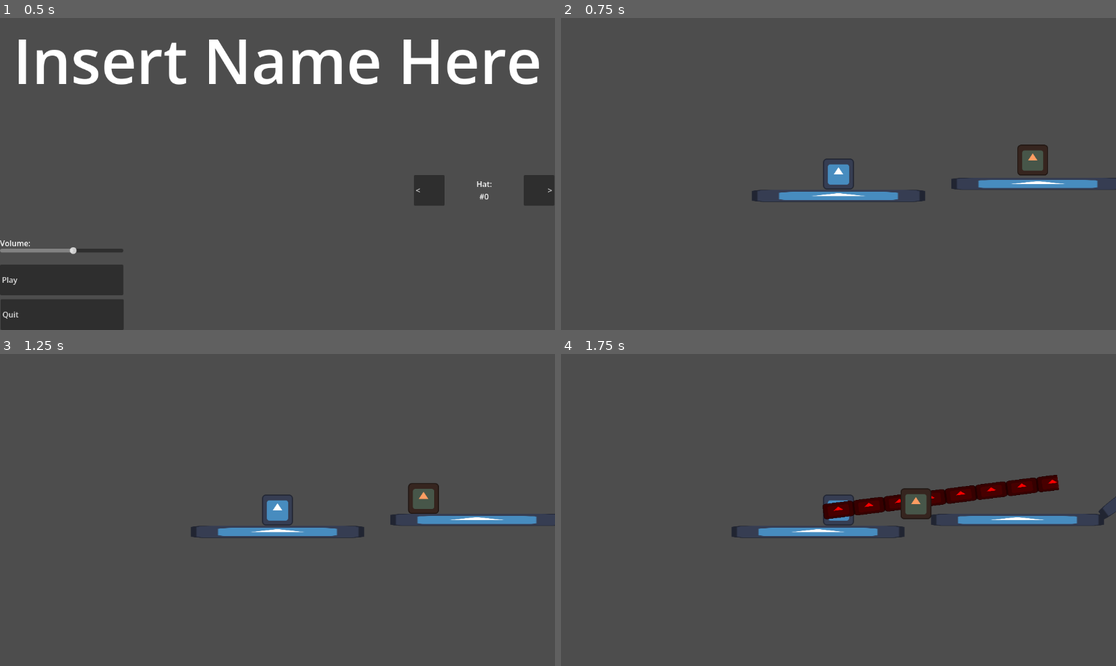
Above: before the commit, frames 1-4 (two rows, left to right).
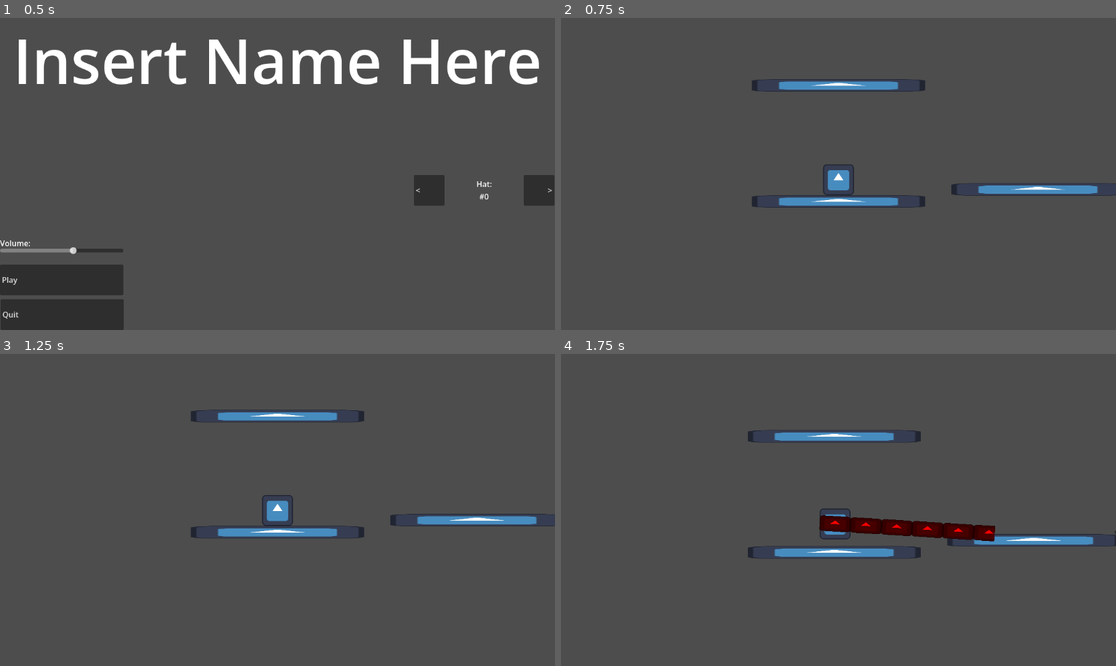
Above: after the commit, the same moments.

Repository: IncrediblyCreativeUsername/Team-Indecisive-Cutthroat-2026
Game: Godot game, scene res://UI/MainMenu.tscn
The game is run twice, just before and just after one commit, with the same random seed, the same clock (stepped at 60 frames per second) and the same inputs. The engine's default icon, where the game draws it, is replaced by a stand-in: a white triangle on a blue panel in a dark square.
Inputs (mouse positions are in pixels of both pictures, inside the frame that each line leads up to):
- Up to frame 1 (0.5 s): no input
- Up to frame 2 (0.75 s): click "Play" at 0.5 s
- Up to frame 3 (1.25 s): no input
- Up to frame 4 (1.75 s): move the mouse to (960, 494) at 1.27 s; hold D (MOVE_RIGHT) from 1.28 s (still down); hold W (JUMP) from 1.28 s (still down); click (960, 494) at 1.35 s

Frame 1 is identical in both runs. In frame 2, 3.3% of the frame differs, in the area x 34-100%, y 19-61%; in frame 3, 1.5%; in frame 4, 7.2%, in the area x 30-100%, y 24-66%.

Commit message:
Delta movement, grapple rework
Multiplied movement values by delta time properly, rewrote grapple to properly function, added camera smoothing

Diff:
--- a/Game/Game.tscn
+++ b/Game/Game.tscn
@@ -112,10 +112,22 @@
 scale = Vector2(0.9999998, 1)
 shape = SubResource("RectangleShape2D_iv3md")
 
+[node name="TempBox9" type="CharacterBody2D" parent="." unique_id=1139552829]
+position = Vector2(0, -351)
+scale = Vector2(5.6097455, 0.39999938)
+
+[node name="Sprite2D" type="Sprite2D" parent="TempBox9" unique_id=1440561660]
+texture = ExtResource("2_vrr3t")
+
+[node name="CollisionShape2D" type="CollisionShape2D" parent="TempBox9" unique_id=1476461710]
+position = Vector2(-0.5, -1.5)
+shape = SubResource("RectangleShape2D_iv3md")
+
 [node name="Player" parent="." unique_id=1863645860 instance=ExtResource("3_iv3md")]
 
 [node name="Camera2D" type="Camera2D" parent="Player" unique_id=594023427]
 zoom = Vector2(0.5, 0.5)
+position_smoothing_enabled = true
 
 [node name="Enemy" parent="." unique_id=400271033 instance=ExtResource("4_37esa")]
-position = Vector2(873, -109)
+position = Vector2(2891, -179)
--- a/Player/Player.tscn
+++ b/Player/Player.tscn
@@ -8,6 +8,7 @@
 radius = 65.00192
 
 [sub_resource type="CircleShape2D" id="CircleShape2D_q3lat"]
+radius = 18.0
 
 [sub_resource type="Animation" id="Animation_q3lat"]
 resource_name = "Extend"
@@ -195,6 +196,7 @@
 
 [node name="Player" type="CharacterBody2D" unique_id=1863645860]
 script = ExtResource("1_3qydi")
+friction = 800
 
 [node name="Sprite2D" type="Sprite2D" parent="." unique_id=1626357440]
 texture = ExtResource("2_q3lat")
@@ -224,12 +226,14 @@
 monitoring = false
 
 [node name="CollisionShape2D" type="CollisionShape2D" parent="Tongue/Area2D" unique_id=1333496732]
-position = Vector2(16, 0)
 shape = SubResource("CircleShape2D_q3lat")
 
 [node name="TongueAnim" type="AnimationPlayer" parent="Tongue" unique_id=1214662753]
 libraries/ = SubResource("AnimationLibrary_tok1r")
-speed_scale = 3.0
+speed_scale = 2.5
+
+[node name="RayCast2D" type="RayCast2D" parent="Tongue" unique_id=325188501]
+target_position = Vector2(1028, 0)
 
 [connection signal="body_entered" from="Tongue/Area2D" to="." method="_on_area_2d_body_entered"]
 [connection signal="animation_finished" from="Tongue/TongueAnim" to="." method="_on_tongue_anim_animation_finished"]
--- a/Player/player.gd
+++ b/Player/player.gd
@@ -4,86 +4,83 @@
 @export var jumpForce : int = 2000
 @export var gravity : int = 100
 @export var coyoteTime : int = 15
-@export var grappleTime : int = 30
 @export var friction : int = 500
-@export var tongueForce : float = 10.0
 
 var coyoteTimer = 0
-var grappleTimer = 0
+var grapplePoint = Vector2.ZERO
 @export var tongueExtending := false
 @onready var tongueAnimator := $Tongue/TongueAnim
 @onready var tonguePivot := $Tongue
 @onready var tongueTip := $Tongue/Area2D
+@onready var tongueCast := $Tongue/RayCast2D
 var grabbedObject
 var isGrappling : bool = false
 
 func _physics_process(_delta: float) -> void:
-	#friction
-	if velocity.x > 0:
-		velocity.x = clamp(velocity.x-friction, 0, velocity.x-friction)
-	if velocity.x < 0:
-		velocity.x = clamp(velocity.x+friction, velocity.x+friction, 0)
+	#grapple
+	if isGrappling:
+		global_position = grapplePoint - (tongueTip.position+Vector2(64+9,0)).rotated(tonguePivot.rotation)
 
-	#X movement
+	#movement
+	else:
+		#friction
+		if velocity.x > 0:
+			velocity.x = max(0, (velocity.x-friction)*60*_delta)
+		if velocity.x < 0:
+			velocity.x = min((velocity.x+friction)*60*_delta, 0)
 
-	if Input.is_action_pressed("MOVE_RIGHT") && !tongueExtending && velocity.x < speed:
-		velocity.x += speed
-	if Input.is_action_pressed("MOVE_LEFT") && !tongueExtending && velocity.x > -speed:
-		velocity.x -= speed
+		#X movement
 
-	#coyote time resets while on floor
-	if is_on_floor():
-		coyoteTimer = coyoteTime
-	else:
-		coyoteTimer -= 1
+		if Input.is_action_pressed("MOVE_RIGHT") && !tongueExtending && velocity.x < speed:
+			velocity.x += speed*60*_delta
+		if Input.is_action_pressed("MOVE_LEFT") && !tongueExtending && velocity.x > -speed:
+			velocity.x -= speed*60*_delta
 
-	#Y movement
-	if Input.is_action_pressed("JUMP") && !tongueExtending && !isGrappling:
-		#base jump force
-		if is_on_floor() or coyoteTimer > 0:
-			coyoteTimer = 0
-			velocity.y = 0
-			velocity.y -= jumpForce
-	else:
-		#shorter jump if not held
+		#coyote time resets while on floor
+		if is_on_floor():
+			coyoteTimer = coyoteTime
+		else:
+			coyoteTimer -= 1
+
+		#Y movement
+		if Input.is_action_pressed("JUMP") && !tongueExtending && !isGrappling:
+			#base jump force
+			if is_on_floor() or coyoteTimer > 0:
+				coyoteTimer = 0
+				velocity.y = 0
+				velocity.y -= jumpForce
+		else:
+			#shorter jump if not held
+			if velocity.y < 0:
+				velocity.y /= 1.3
+
+		#air time
 		if velocity.y < 0:
-			velocity.y /= 1.3
+			if velocity.y > 100:
+				velocity.y -= gravity * 0.8
 
-	#air time
-	if velocity.y < 0:
-		if velocity.y > 100:
-			velocity.y -= gravity * 0.8
+		velocity.y += gravity
 
-	velocity.y += gravity
+		#shoot out tongue
+		if !tongueExtending && Input.is_action_just_pressed("GRAPPLE"):
+			tonguePivot.look_at(get_global_mouse_position())
+			tongueAnimator.play("Extend")
 
-	#shoot out tongue
-	if !tongueExtending && Input.is_action_just_pressed("GRAPPLE"):
-		tonguePivot.look_at(get_global_mouse_position())
-		tongueAnimator.play("Extend")
+		#move grabbed object
+		if grabbedObject != null && tongueExtending:
+			grabbedObject.global_position = $Tongue/Area2D.global_position
+		else:
+			grabbedObject = null
 
-	#move grabbed object
-	if grabbedObject != null && tongueExtending:
-		grabbedObject.global_position = $Tongue/Area2D.global_position
-	else:
-		grabbedObject = null
-
-	if isGrappling:
-		manageGrapple()
-
-	#move according to velocity and delta
-	move_and_slide()
-
-func manageGrapple():
-	if grappleTimer <= 0:
-		isGrappling = false
-	else:
-		grappleTimer -= 1
-	velocity += Vector2((tongueForce)/get_process_delta_time(), 0).rotated(tonguePivot.rotation)
+		#move according to velocity and delta
+		move_and_slide()
 
 #tongue fully extends
 func _on_tongue_anim_animation_finished(anim_name: StringName) -> void:
 	if anim_name == "Extend":
 		tongueAnimator.play("Retract")
+	if anim_name == "Retract":
+		isGrappling = false
 
 #tongue hit something
 func _on_area_2d_body_entered(body: Node2D) -> void:
@@ -99,7 +96,7 @@
 			grabbedObject.grabbed(global_position)
 		#grapple otherwise
 		else:
-			velocity.y = 0
-			velocity = Vector2(tongueForce/get_process_delta_time(), 0).rotated(tonguePivot.rotation)
-			grappleTimer = grappleTime
+			velocity = Vector2.ZERO
+			#grapplePoint = tongueTip.global_position
+			grapplePoint = tongueCast.get_collision_point() + Vector2(64,0).rotated(tonguePivot.rotation)
 			isGrappling = true
